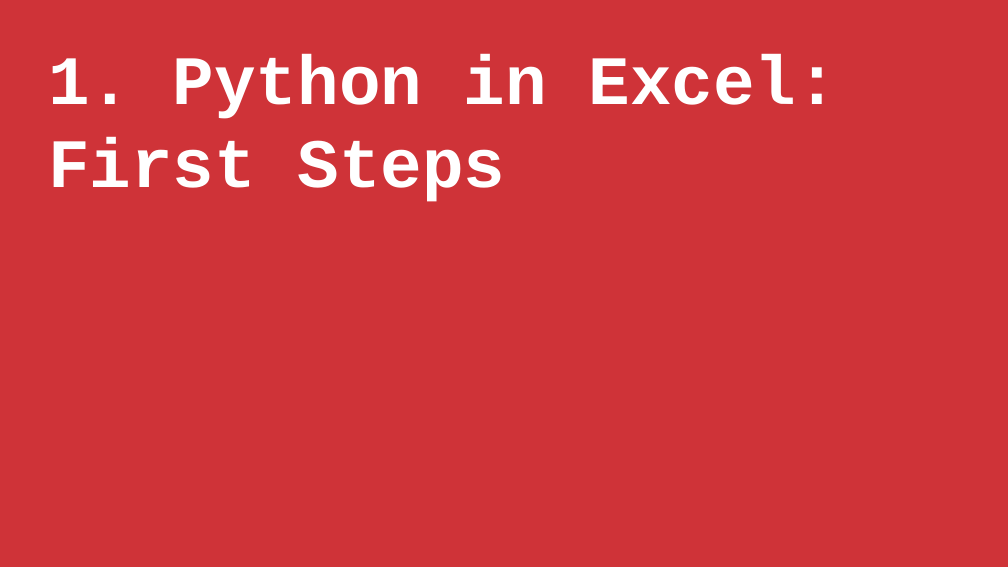
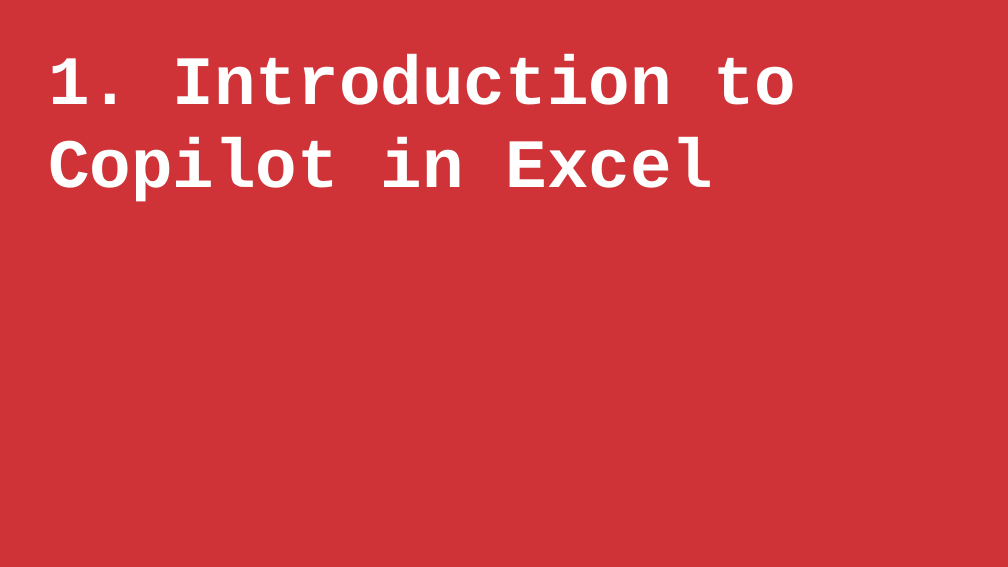
Before and after one commit to stringfestdata/modern-excel-magic-python-copilot, a slide deck: slide 3 of 2-excel-ai-magic-with-copilot/2-excel-ai-magic-with-copilot.pptx (slide 4 before the commit). Drawn at 1008x567 pixels with LibreOffice and Linux fonts; fonts in the diff are those of the drawing. Boxes give left, top, right and bottom in pixels: in the first picture for what was removed or moved away, otherwise in the second. Text is boxed around its words. In the diff, an @@ line names an element or a change of style, - is before the commit and + after.

```diff
--- a/2-excel-ai-magic-with-copilot/2-excel-ai-magic-with-copilot.pptx
+++ b/2-excel-ai-magic-with-copilot/2-excel-ai-magic-with-copilot.pptx
@@ text at [48, 54, 796, 202]: text changed @@
-1. Python in Excel: First Steps
+1. Introduction to Copilot in Excel
```
Also in this commit, not shown: 2 other slides changed, 14 slides added, 21 slides removed, 5 other files.
